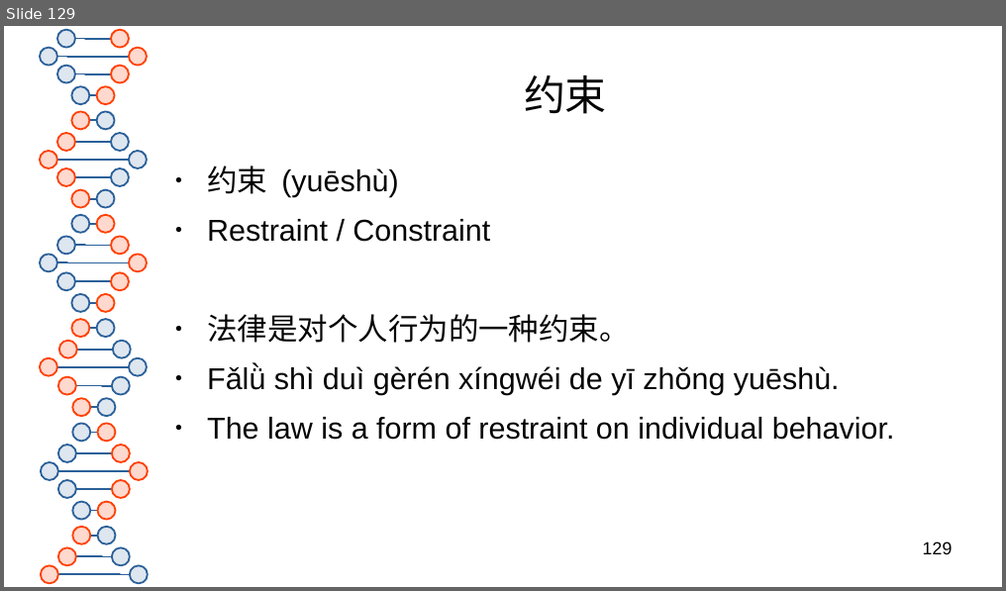
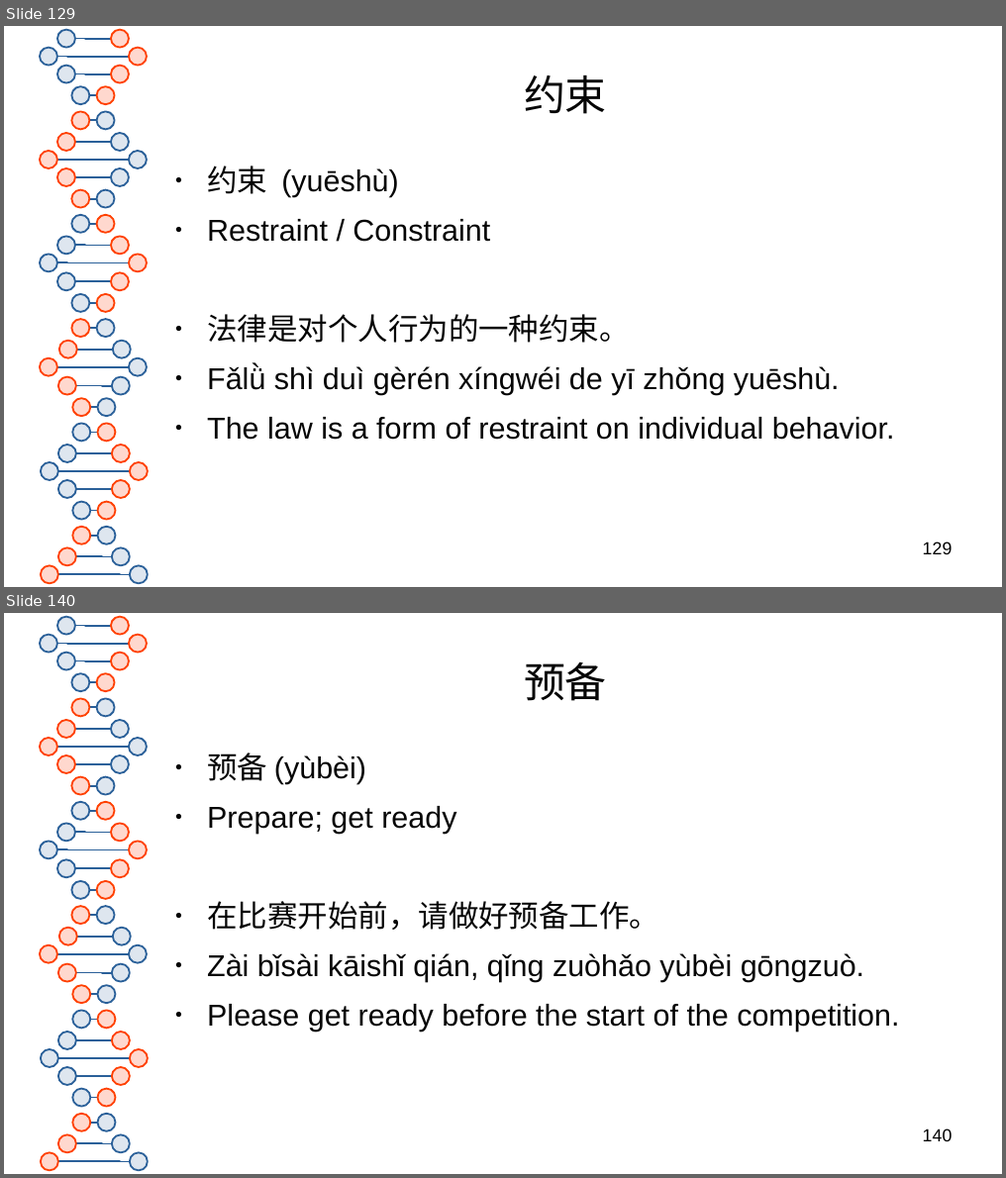
Before and after one commit to 23x41/HSK3.0, a slide deck: HSK 3.0 Level 5.odp. Shown one above the other, each under a label of ours: slide 129 before the commit, slides 129 and 140 after it; the slides between them are not shown. The pictures are 1006x591 and 1006x1178 pixels, drawn with LibreOffice and Linux fonts; fonts in the diff are those of the drawing. Boxes give left, top, right and bottom in pixels: in the first picture for what was removed or moved away, otherwise in the second. Text is boxed around its words. In the diff, an @@ line names an element or a change of style, - is before the commit and + after.

```diff
--- a/HSK 3.0 Level 5.odp
+++ b/HSK 3.0 Level 5.odp
@@ slide 140 added at bbox=[4, 613, 1002, 1174], background #FFFFFF; not listed: 81 template elements that a slide beside it also shows @@
@@ title added at bbox=[524, 662, 607, 701], 33 pt, text #050505 @@
+预备
@@ text added at bbox=[207, 753, 899, 1032], 24 pt, text #050505 @@
+● 预备 (yùbèi)
+● Prepare; get ready
+● 在比赛开始前，请做好预备工作。
+● Zài bǐsài kāishǐ qián, qǐng zuòhǎo yùbèi gōngzuò.
+● Please get ready before the start of the competition.
@@ page number added at bbox=[923, 1129, 952, 1142], 14 pt, text #000000 @@
+140
```
Also in this commit, not shown: 71 other slides added, 1 other file.
